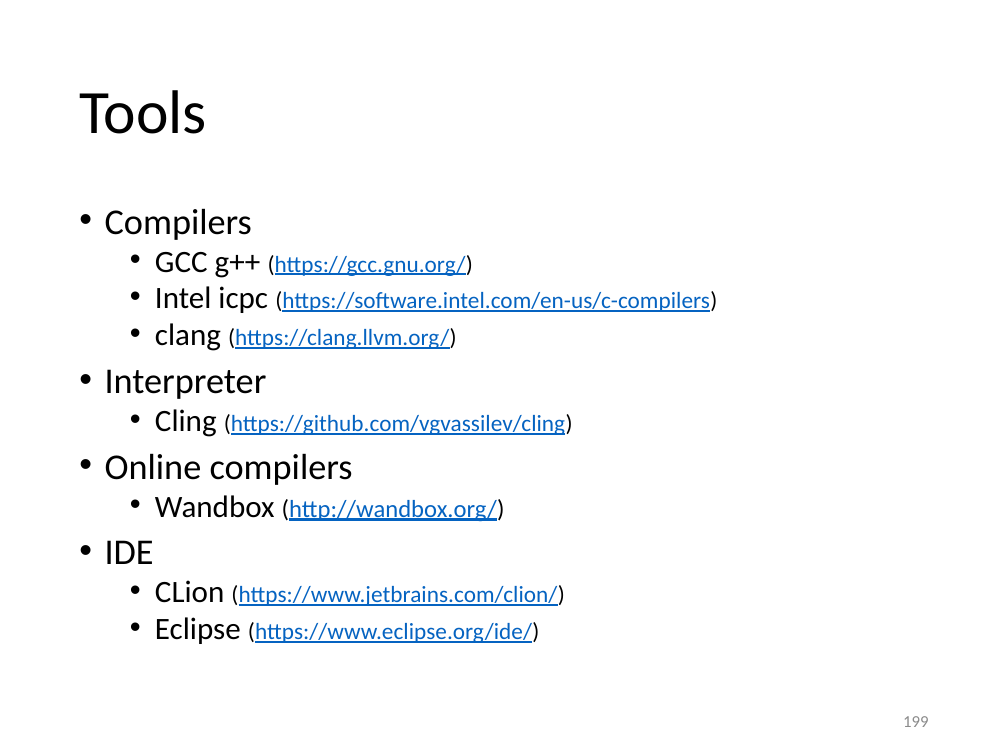
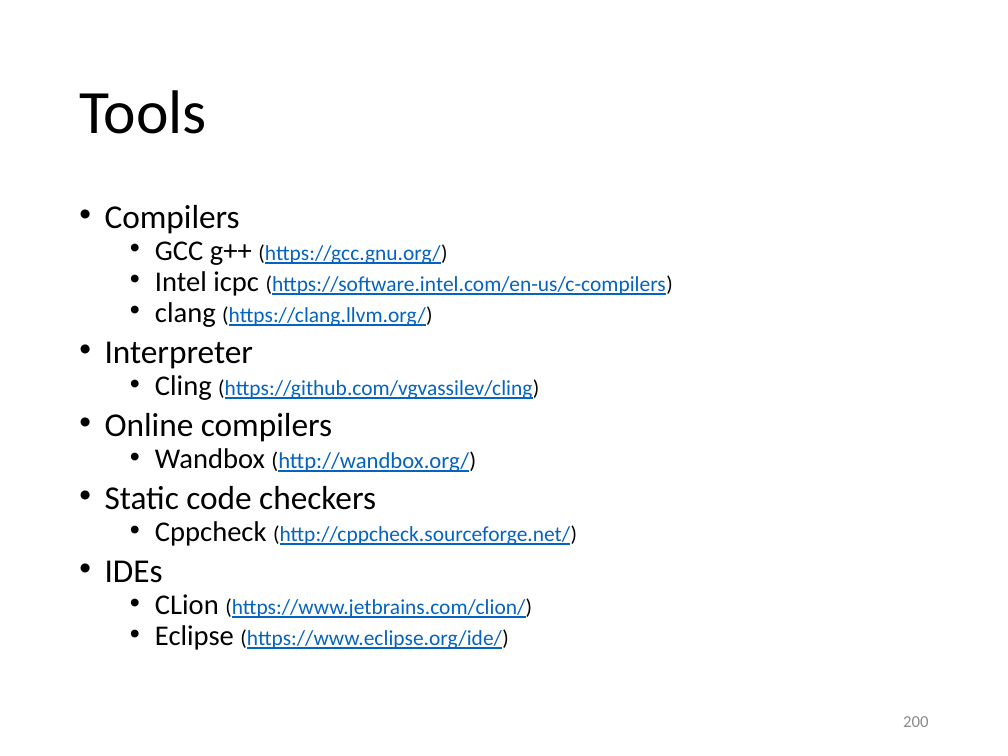
Before and after one commit to gjbex/training-material, a slide deck: slide 200 of CPlusPlus/scientific_cpp.pptx (slide 199 before the commit). Drawn at 1008x756 pixels with LibreOffice and Linux fonts; fonts in the diff are those of the drawing. Boxes give left, top, right and bottom in pixels: in the first picture for what was removed or moved away, otherwise in the second. Text is boxed around its words. In the diff, an @@ line names an element or a change of style, - is before the commit and + after.

Commit message:
Add slide on assignment shortcuts; add continue statement; add Cppcheck

```diff
--- a/CPlusPlus/scientific_cpp.pptx
+++ b/CPlusPlus/scientific_cpp.pptx
@@ text at (105, 205, 673, 650): size 25.9 to 23.8 pt in "Compilers", "Interpreter", "Online compilers"; size 22.2 to 20.4 pt in "GCC g++", "Intel icpc", "clang", "Cling" and 3 more places; size 16.6 to 15.3 pt in "(https://gcc.gnu.org/)", "(https://software.intel.com/en-us/c-compilers)", "(https://clang.llvm.org/)", "(https://github.com/vgvassilev/cling)" and 2 more places; size 17.6 to 16.1 pt in "(http://wandbox.org/)"; line spacing 0.8 to 0.7 @@
@@ text at (105, 486, 577, 583): text changed; size 25.9 to 15.3 pt @@
-• IDE
+• Static code checkers
+  • Cppcheck (http://cppcheck.sourceforge.net/)
+• IDEs
@@ page number at (903, 716, 929, 727): text changed @@
-199
+200
```
Also in this commit, not shown: 4 other slides changed, 1 slide added.
